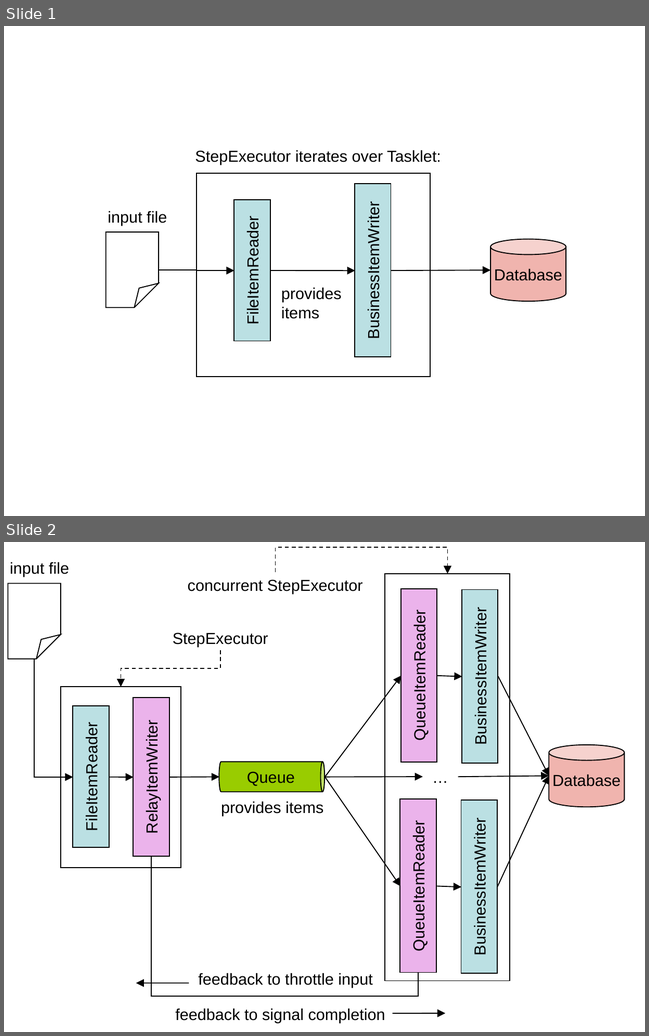
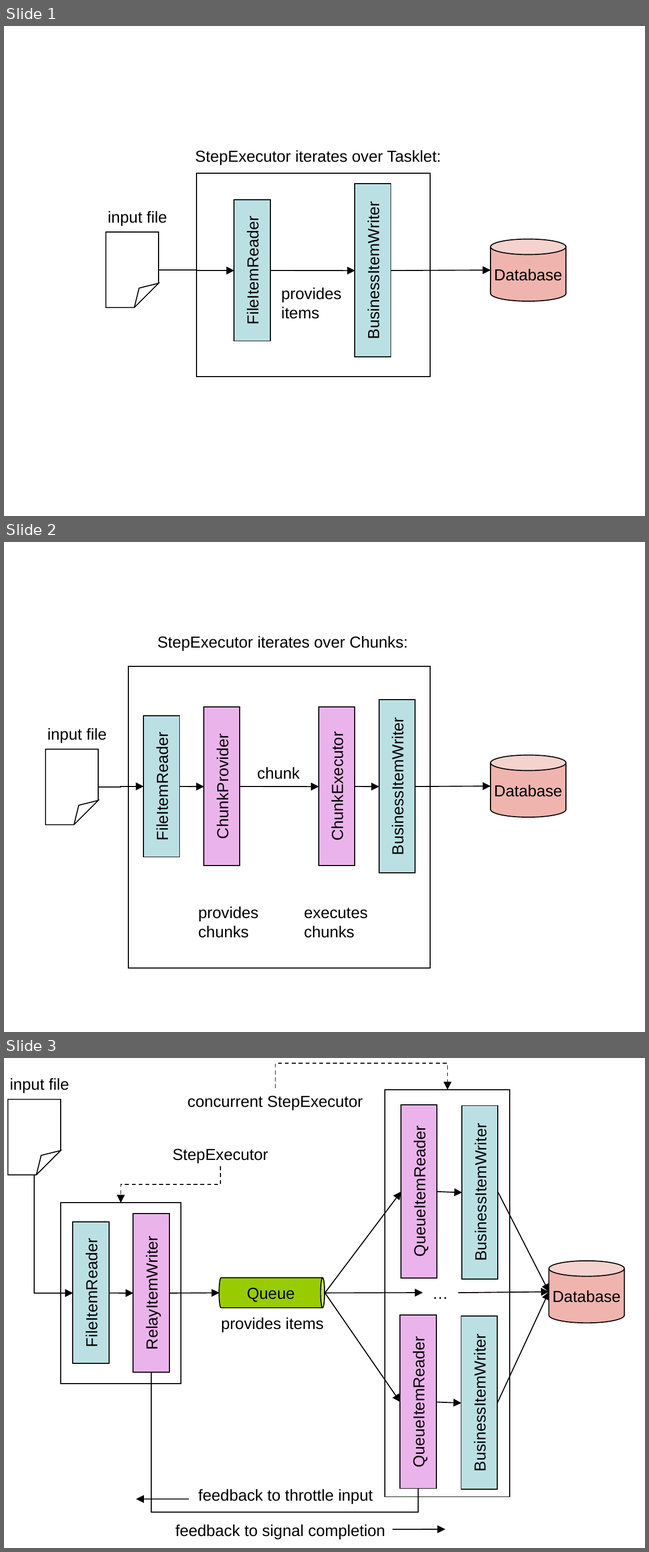
Before and after one commit to spring-projects/spring-batch, a slide deck: src/site/ppt/Figures.ppt. Shown one above the other, each under a label of ours: slides 1 and 2 before the commit, slides 1, 2 and 3 after it. The pictures are 649x1036 and 649x1552 pixels, drawn with LibreOffice and Linux fonts; fonts in the diff are those of the drawing. Boxes give left, top, right and bottom in pixels: in the first picture for what was removed or moved away, otherwise in the second. Text is boxed around its words. In the diff, an @@ line names an element or a change of style, - is before the commit and + after.

```diff
--- a/src/site/ppt/Figures.ppt
+++ b/src/site/ppt/Figures.ppt
@@ slide 2 added at (4, 542, 645, 1032), background #FFFFFF @@
@@ text added at (157, 636, 408, 651), 12 pt, text #000000 @@
+StepExecutor iterates over Chunks:
@@ rectangle added at (128, 666, 430, 968), outline #000000 0.74 pt @@
@@ rectangle added at (204, 707, 240, 865), fill #EBB3EB, outline #000000 0.74 pt, 12 pt, text #000000 @@
+ChunkProvider
@@ rectangle added at (319, 707, 355, 865), fill #EBB3EB, outline #000000 0.74 pt, 12 pt, text #000000 @@
+ChunkExecutor
@@ rectangle added at (379, 700, 415, 873), fill #BBE0E3, outline #000000 0.74 pt, 12 pt, text #000000 @@
+BusinessItemWriter
@@ text added at (47, 728, 106, 743), 12 pt, text #000000 @@
+input file
@@ rectangle added at (144, 715, 180, 857), fill #BBE0E3, outline #000000 0.74 pt, 12 pt, text #000000 @@
+FileItemReader
@@ folded corner added at (45, 749, 98, 824), outline #000000 0.74 pt @@
@@ cylinder added at (491, 756, 566, 818), fill #F0B4AE, outline #000000 0.74 pt, 12 pt, text #000000 @@
+Database
@@ text added at (257, 767, 300, 779), 12 pt, text #000000 @@
+chunk
@@ elbow arrow added from (98, 787) to (144, 786), #000000 0.74 pt @@
@@ arrow added from (180, 786) to (204, 786), #000000 0.74 pt @@
@@ arrow added from (241, 786) to (319, 786), #000000 0.74 pt @@
@@ arrow added from (354, 786) to (379, 786), #000000 0.74 pt @@
@@ arrow added from (415, 786) to (491, 786), #000000 0.74 pt @@
@@ text added at (198, 906, 258, 938), 12 pt, text #000000 @@
+provides
+chunks
@@ text added at (304, 908, 368, 938), 12 pt, text #000000 @@
+executes
+chunks
@@ what was slide 2 is now slide 3 @@
```
Also in this commit, not shown: 6 other files.
